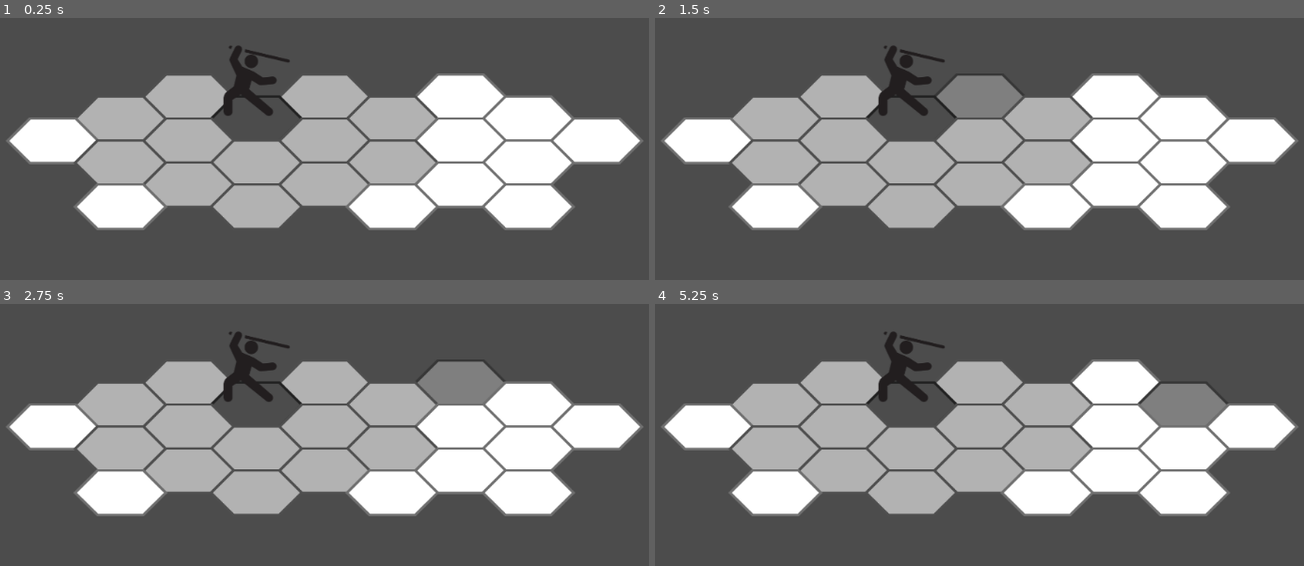
Above: before the commit, frames 1-4 (two rows, left to right).
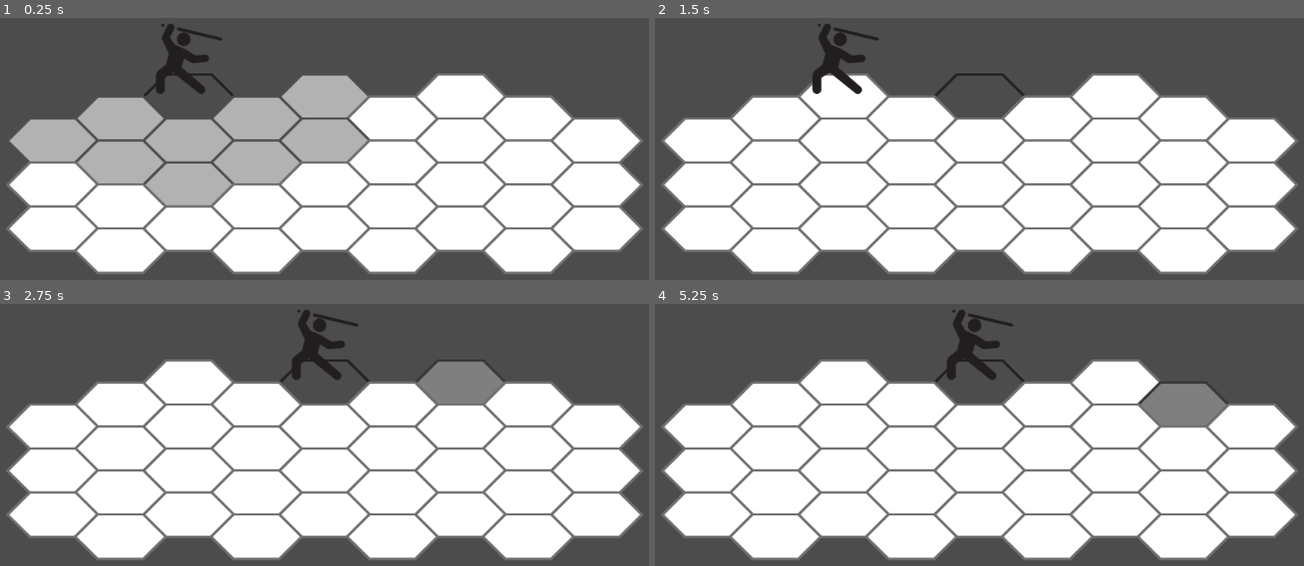
Above: after the commit, the same moments.

Repository: eduregis/hexachronos
Game: Godot game, scene res://View/Scenes/Scene1.tscn
Same seed, same stepped clock (60 frames per second), same inputs: the game is played once before the commit and once after it.
Inputs (mouse positions are in pixels of both pictures, inside the frame that each line leads up to):
- Up to frame 1 (0.25 s): no input
- Up to frame 2 (1.5 s): tap Enter (ui_accept) at 0.5, 0.77, 1.25 s; move the mouse to (843, 96) at 0.52 s; click (843, 96) at 0.67 s; move the mouse to (979, 96) at 1.27 s; click (979, 96) at 1.42 s
- Up to frame 3 (2.75 s): tap Enter (ui_accept) at 1.52 s; move the mouse to (460, 382) at 2.02 s; click (460, 382) at 2.17 s
- Up to frame 4 (5.25 s): tap Enter (ui_accept) at 2.75, 3.02, 3.5, 3.77, 4.25, 4.52, 5 s; move the mouse to (778, 403) at 2.77 s; click (778, 403) at 2.92 s; move the mouse to (914, 403) at 3.52 s; click (914, 403) at 3.67 s; move the mouse to (1044, 403) at 4.27 s; click (1044, 403) at 4.42 s; move the mouse to (1180, 403) at 5.02 s; click (1180, 403) at 5.17 s

The runs differ from the first frame. In frame 1, 34% of the frame differs, in the area x 1-100%, y 2-98%; in frame 2, 44%; in frame 3, 44%; in frame 4, 44%.

Commit message:
animating a character movement

Diff:
--- a/Controller/Components/Character.gd
+++ b/Controller/Components/Character.gd
@@ -1,7 +1,13 @@
 extends Node2D
 
+export var index = Vector2.ZERO
 export var character_info = {}
 export var team = ""
 
-func _ready():
-	pass
+func move_to(tile_position):
+	$Tween.interpolate_property(
+			self, "position", position , tile_position, 1,
+			Tween.TRANS_SINE, Tween.EASE_IN_OUT
+		)
+	$Tween.start()
+#	position = tile_position
--- a/Controller/Components/HexagonTile.gd
+++ b/Controller/Components/HexagonTile.gd
@@ -4,9 +4,20 @@
 var occupied = false
 var path = false
 
+signal path_move_to
+
 func _ready():
 	$TileHitBox/HitBox.tile_index = tile_index
 	$TileHitBox/HitBox.tile_position = position
+	$TileHitBox/HitBox.connect("path_move", self, "path_move_to")
+
+func path_move_to():
+	emit_signal("path_move_to", tile_index, position)
+
+func remove_path():
+	path = false
+	if !occupied:
+		$Sprite.modulate = Color(1, 1, 1)
 
 func char_tile():
 	$Sprite.modulate = Color(0.3, 0.3, 0.3)
@@ -26,3 +37,7 @@
 		$Sprite.modulate = Color(1, 1, 1)
 	if path:
 		$Sprite.modulate = Color(0.7, 0.7, 0.7)
+
+
+func _on_TileHitBox_input_event(viewport, event, shape_idx):
+	print(tile_index)
--- a/Controller/Components/TileHitBox.gd
+++ b/Controller/Components/TileHitBox.gd
@@ -3,6 +3,8 @@
 export var tile_index = Vector2.ZERO
 export var tile_position = Vector2.ZERO
 
+signal path_move
+
 func _on_TileHitBox_input_event(viewport, event, shape_idx):
 	if  event is InputEventMouseButton and event.pressed and event.button_index == BUTTON_LEFT:
-		print(tile_index)
+		emit_signal("path_move")
--- a/Controller/Scenes/BasicScene.gd
+++ b/Controller/Scenes/BasicScene.gd
@@ -8,6 +8,21 @@
 var tile_map = []
 var characters = []
 var turn_order_index = 0
+
+func move_character_to(tile_index, tile_position):
+	print(tile_index)
+	if tile_map[tile_index.y][tile_index.x].path:
+		tile_map[tile_index.y][tile_index.x].char_tile()
+		tile_map[characters[turn_order_index].index.y][characters[turn_order_index].index.x].occupied = false
+
+		characters[turn_order_index].index = tile_index
+		characters[turn_order_index].move_to(tile_position)
+
+
+
+		for tile_lines in tile_map:
+			for tile in tile_lines:
+				tile.remove_path()
 
 func load_tilemap(text_code):
 
@@ -37,6 +52,7 @@
 			tile.tile_index = Vector2(x, y)
 			tile_vector_position.append(tile)
 			if cell == 1:
+				tile.connect("path_move_to", self, "move_character_to")
 				self.add_child(tile)
 			x += 1
 		tile_map.append(tile_vector_position)
@@ -58,6 +74,7 @@
 	for character_info in json_result["characters"]:
 		if character_info["name"] == char_name:
 			var character = Character.instance()
+			character.index = Vector2(char_index.x, char_index.y)
 			character.character_info = character_info
 			character.team = team
 			character.set_position(tile_map[char_index.y][char_index.x].position)
@@ -65,7 +82,6 @@
 			var paths = pathfinder(Vector2(char_index.x, char_index.y), character_info["range"])
 			for path in paths:
 				tile_map[path.y][path.x].path_tile()
-				pass
 			characters.append(character)
 			self.add_child(character)
 
--- a/Controller/Scenes/Scene1.gd
+++ b/Controller/Scenes/Scene1.gd
@@ -2,5 +2,5 @@
 
 func _ready():
 	load_tilemap("0001")
-	set_ally("Tanker", 1, 1)
+	set_ally("Tanker", 1, 0)
 	#load_dialogue("0001")
--- a/Database/hexachronosTilemaps.json
+++ b/Database/hexachronosTilemaps.json
@@ -8,7 +8,9 @@
                 [1, 1, 1, 1],
                 [1, 1, 1, 1, 1],
                 [1, 1, 1, 1],
-                [0, 1, 1, 1],
+                [1, 1, 1, 1, 1],
+                [1, 1, 1, 1],
+                [1, 1, 1, 1, 1],
                 [1, 1, 1, 1]
             ]
         }
--- a/View/Components/Character.tscn
+++ b/View/Components/Character.tscn
@@ -9,3 +9,5 @@
 [node name="Sprite" type="Sprite" parent="."]
 position = Vector2( 0, -51 )
 texture = ExtResource( 1 )
+
+[node name="Tween" type="Tween" parent="."]
